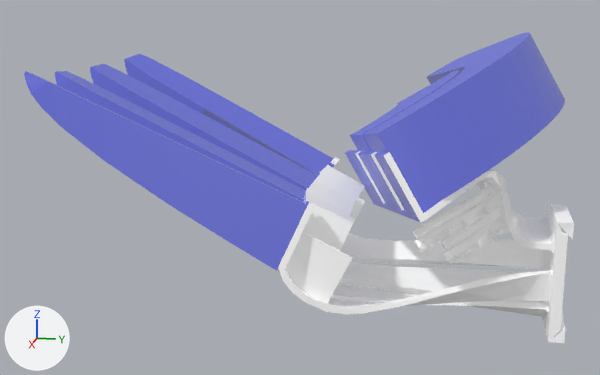
The COLLADA model ec_grasp_planner/data/softhand_right_colored.dae, before and after one commit.
Camera for both pictures: a 50 mm lens placed at (2.78, 0.44, 0.46), pointed at (-0.36, -0.19, -0.32). The axes (+X, +Y, +Z) are drawn at lower left. The lights are the same throughout. Where no turn or scale is listed for an object, it has been applied to the vertices.

The older version as bpy lines, for what is in view:
```python
mat_material_007 = bpy.data.materials.new('Material_007')
mat_material_007.use_nodes = True; mat_material_007.node_tree.nodes.clear()
_N = mat_material_007.node_tree.nodes; _L = mat_material_007.node_tree.links
n0 = _N.new('ShaderNodeBsdfPrincipled'); n0.name = 'Principled BSDF'
n0.inputs[2].default_value = 0.44  # 'Roughness'
n0.inputs[27].default_value = (0.1, 0.1, 0.1, 1.0)  # 'Emission Color', dark grey #595959
n0.inputs[28].default_value = 1.0  # 'Emission Strength'
n1 = _N.new('ShaderNodeOutputMaterial'); n1.name = 'Material Output'
n2 = _N.new('ShaderNodeVertexColor'); n2.name = 'Color Attribute'
n2.layer_name = 'Col'
n3 = _N.new('ShaderNodeMix'); n3.name = 'Mix'
n3.data_type = 'RGBA'
n3.blend_type = 'MULTIPLY'
n3.inputs[0].default_value = 1.0  # 'Factor'
n3.inputs[7].default_value = (0.00156, 0.0277, 0.64, 1.0)  # 'B', blue #052ed1
_L.new(n0.outputs[0], n1.inputs[0])  # 'BSDF' to 'Surface'
_L.new(n2.outputs[0], n3.inputs[6])  # 'Color' to 'A'
_L.new(n3.outputs[2], n0.inputs[0])  # 'Result' to 'Base Color'
me_softstick = bpy.data.meshes.new('softStick')
me_softstick.from_pydata(...)  # 702 vertices, 1396 faces; spans x -0.369..0.606, y -0.997..-0.001, z -0.21..0.479
me_softstick.materials.append(mat_material)
me_softstick_001 = bpy.data.meshes.new('softStick.001')
me_softstick_001.from_pydata(...)  # 597 vertices, 1067 faces; spans x -1.22..0.69, y -1.73..-0.01, z 0.06..0.79
me_softstick_001.materials.append(mat_material_007)
ob_softstick = bpy.data.objects.new('softStick', me_softstick)
ob_softstick.location = (-0.15, 0.8, -0.5)
ob_softstick_001 = bpy.data.objects.new('softStick_001', me_softstick_001)
ob_softstick_001.location = (-0.15, 0.8, -0.5)
```
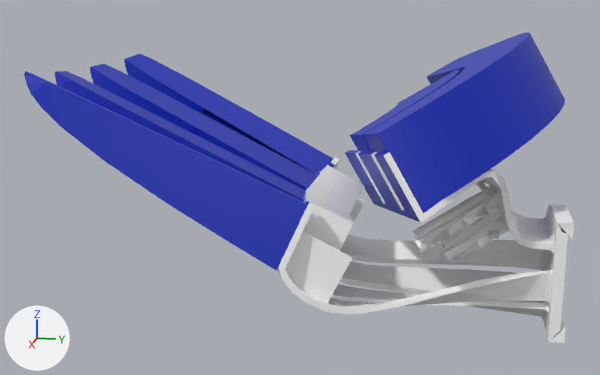
The newer file is also turned or shifted as a whole; pictures and numbers use the older file's frame.

What differs and where, as boxes (x1, y1, x2, y2) in the pictures (600 x 375 px):
'softStick_001', recoloured, surface changed: (24, 32, 565, 271) in both
'softStick', recoloured (white to grey): (278, 151, 574, 343) in both

What changed in the scene script:
```text
Change mat_material_007:
    where n0 = _N.new('ShaderNodeBsdfPrincipled'); n0.name = 'Principled BSDF'
    remove n0.inputs[27].default_value = (0.1, 0.1, 0.1, 1.0)  # 'Emission Color', dark grey #595959
    remove n0.inputs[28].default_value = 1.0  # 'Emission Strength'
Add mat_material_001:
    mat_material_001 = bpy.data.materials.new('Material_001')
    mat_material_001.use_nodes = True; mat_material_001.node_tree.nodes.clear()
    _N = mat_material_001.node_tree.nodes; _L = mat_material_001.node_tree.links
    n0 = _N.new('ShaderNodeBsdfPrincipled'); n0.name = 'Principled BSDF'
    n0.inputs[2].default_value = 0.44  # 'Roughness'
    n1 = _N.new('ShaderNodeOutputMaterial'); n1.name = 'Material Output'
    n2 = _N.new('ShaderNodeVertexColor'); n2.name = 'Color Attribute'
    n2.layer_name = 'Col'
    _L.new(n0.outputs[0], n1.inputs[0])  # 'BSDF' to 'Surface'
    _L.new(n2.outputs[0], n0.inputs[0])  # 'Color' to 'Base Color'
Change me_softstick:
    where me_softstick.from_pydata(...)  # 702 vertices, 1396 faces; spans x -0.369..0.606, y -0.997..-0.001, z -0.21..0.479
    remove me_softstick.materials.append(mat_material)
    add me_softstick.materials.append(mat_material_001)
```
